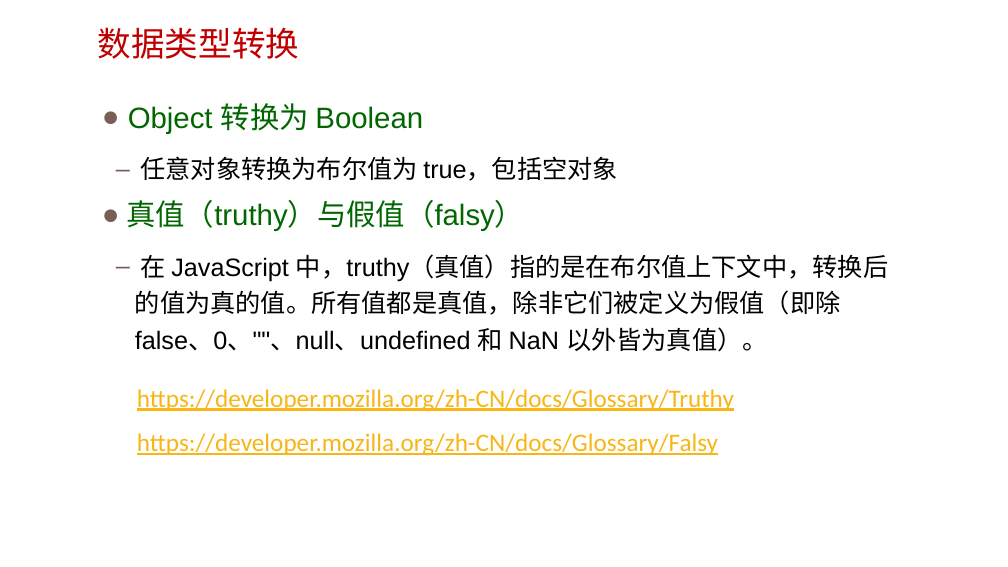
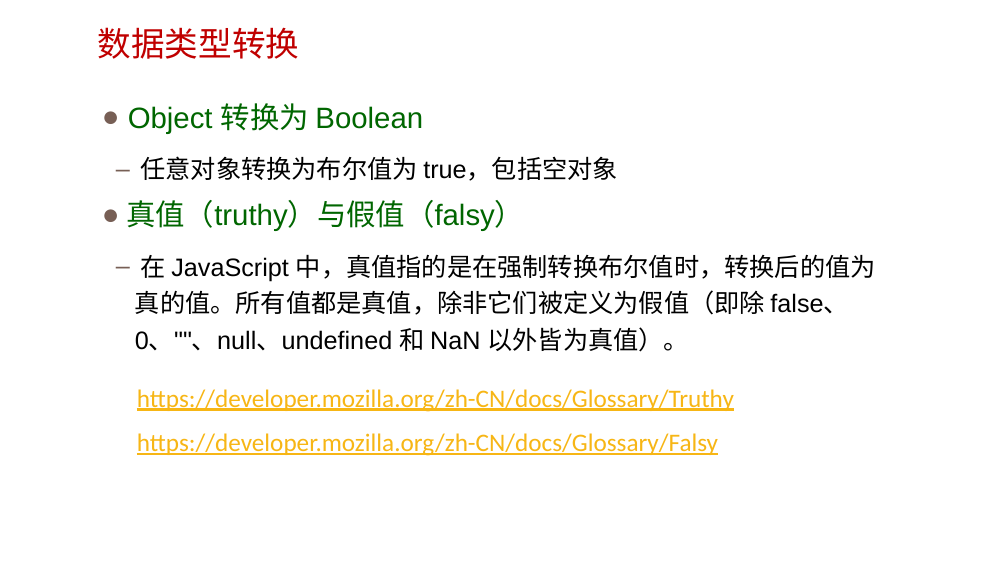
Before and after one commit to xiaoixao/javascript-advanced, a slide deck: slide 13 of 03.包装对象和数据类型转换/03.包装对象和数据类型转换.pptx. Drawn at 1008x567 pixels with LibreOffice and Linux fonts; fonts in the diff are those of the drawing; background and template pictures are left out. Boxes give left, top, right and bottom in pixels: in the first picture for what was removed or moved away, otherwise in the second. Text is boxed around its words. In the diff, an @@ line names an element or a change of style, - is before the commit and + after.

Commit message:
Add PPT

```diff
--- a/03.包装对象和数据类型转换/03.包装对象和数据类型转换.pptx
+++ b/03.包装对象和数据类型转换/03.包装对象和数据类型转换.pptx
@@ text at [135, 254, 876, 352]: text changed @@
-  – 在 JavaScript 中，truthy（真值）指的是在布尔值上下文中，转换后的值为真的值。所有值都是真值，除非它们被定义为假值（即除 false、0、""、null、undefined 和 NaN 以外皆为真值）。
+  – 在 JavaScript 中，真值指的是在强制转换布尔值时，转换后的值为真的值。所有值都是真值，除非它们被定义为假值（即除 false、0、""、null、undefined 和 NaN 以外皆为真值）。
```
Also in this commit, not shown: 1 other slide changed, 2 other files.
